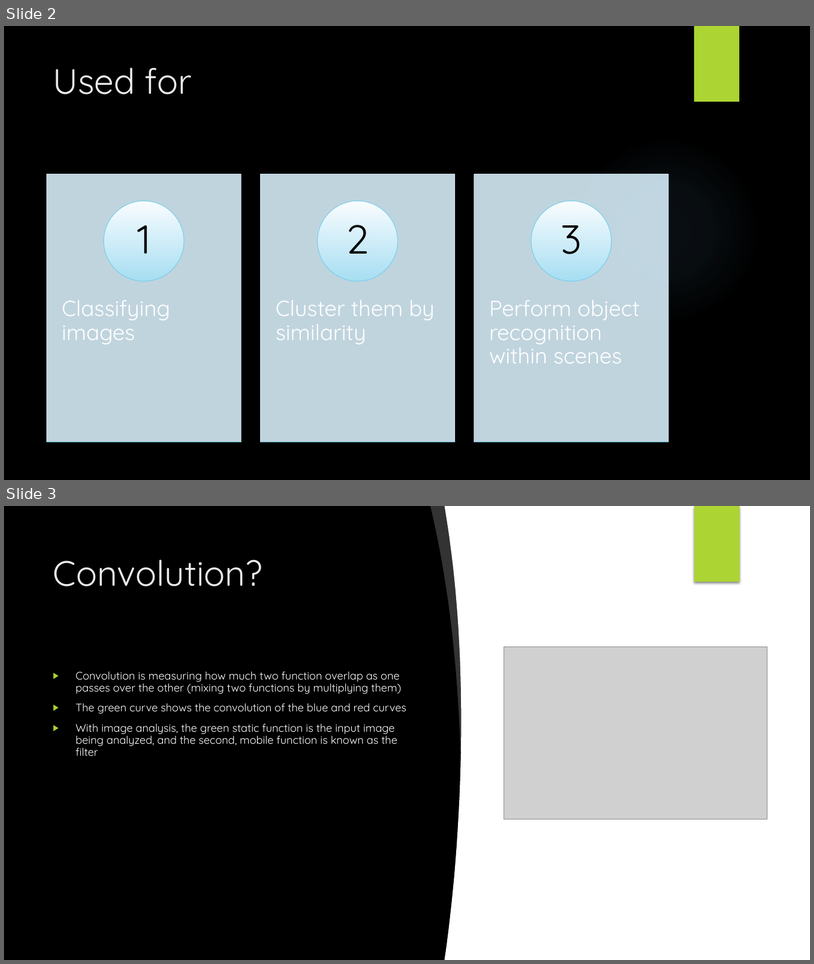
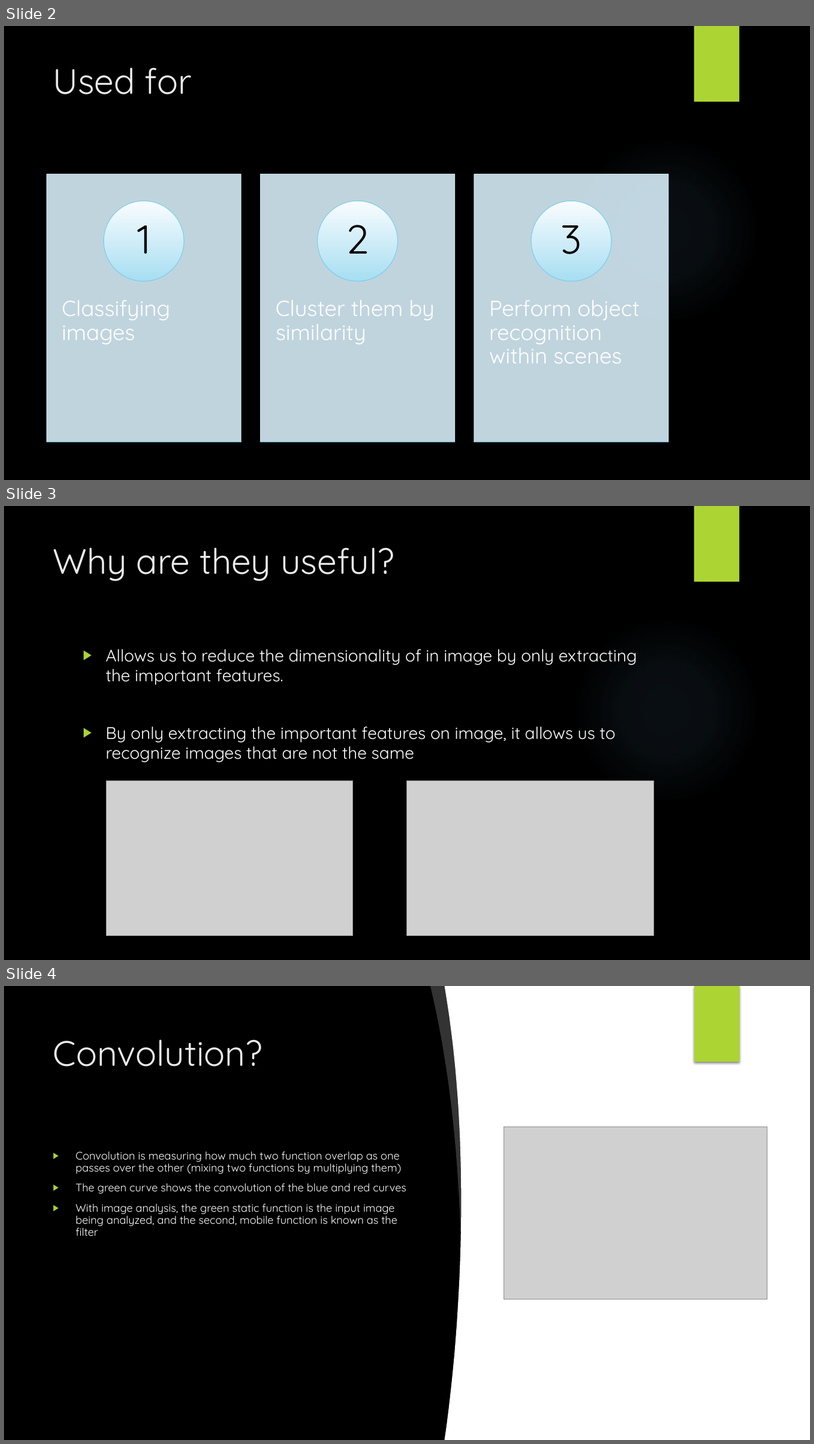
Before and after one commit to IvayloAsenov/Machine-Learning-Problems, a slide deck: ML Presentations/Convolutional Neural Networks Presentation.pptx. Shown one above the other, each under a label of ours: slides 2 and 3 before the commit, slides 2, 3 and 4 after it. The pictures are 814x964 and 814x1444 pixels, drawn with LibreOffice and Linux fonts; fonts in the diff are those of the drawing; grey boxes stand for pictures; background and template pictures are left out. Boxes give left, top, right and bottom in pixels: in the first picture for what was removed or moved away, otherwise in the second. Text is boxed around its words. In the diff, an @@ line names an element or a change of style, - is before the commit and + after.

```diff
--- a/ML Presentations/Convolutional Neural Networks Presentation.pptx
+++ b/ML Presentations/Convolutional Neural Networks Presentation.pptx
@@ slide 3 added at bbox=[4, 506, 810, 960], background picture (left out); not listed: 2 template elements that a slide beside it also shows @@
@@ title added at bbox=[53, 547, 395, 581], 42 pt, text #EBEBEB @@
+Why are they useful?
@@ text added at bbox=[106, 649, 638, 762], 20 pt, text #FFFFFF @@
+▶ Allows us to reduce the dimensionality of in image by only extracting the important features.
+▶ By only extracting the important features on image, it allows us to recognize images that are not the same
@@ picture added at bbox=[106, 781, 353, 936] @@
@@ picture added at bbox=[408, 781, 654, 936] @@
@@ what was slide 3 is now slide 4 @@
```
Also in this commit, not shown: 2 slides changed, 3 other slides added, 1 other file.
